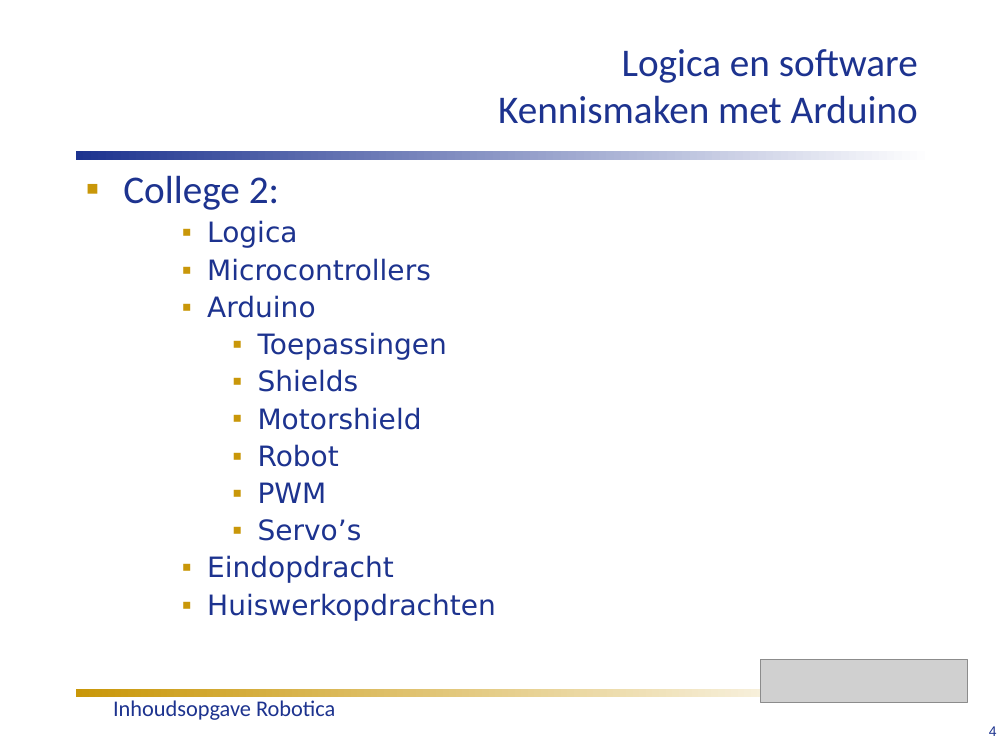
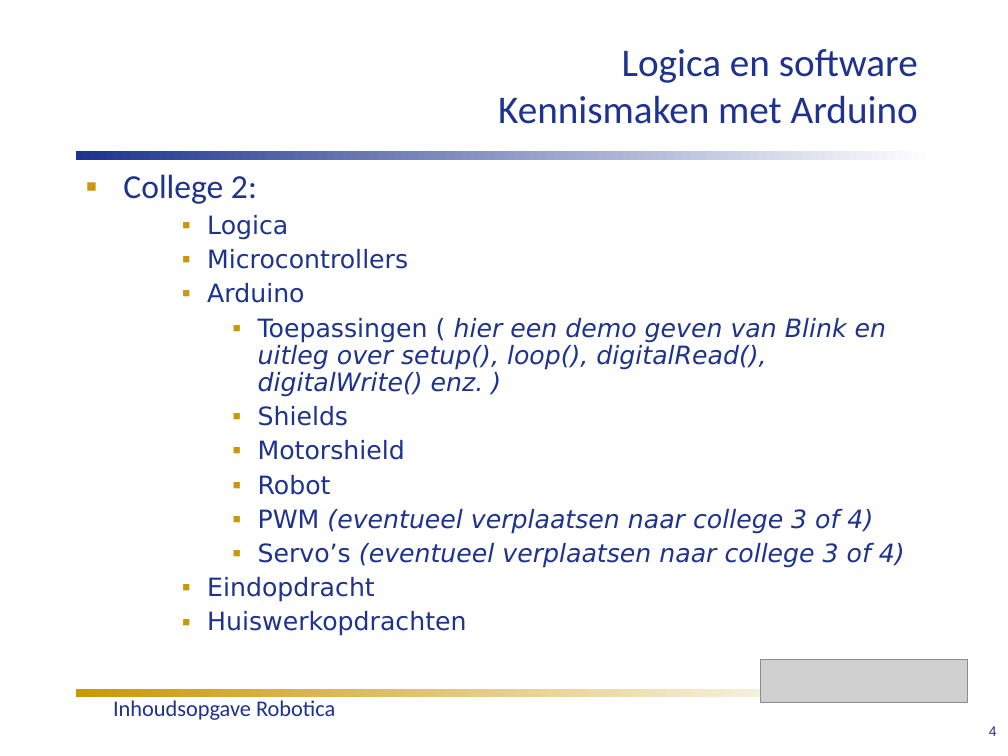
Before and after one commit to humiq/Greendevelopment, a slide deck: slide 5 of trunk/documents/Colleges/ISIROB Inhoudsopgave colleges 2012.ppt. Drawn at 1008x756 pixels with LibreOffice and Linux fonts; fonts in the diff are those of the drawing; grey boxes stand for pictures. Boxes give left, top, right and bottom in pixels: in the first picture for what was removed or moved away, otherwise in the second. Text is boxed around its words. In the diff, an @@ line names an element or a change of style, - is before the commit and + after.

```diff
--- a/trunk/documents/Colleges/ISIROB Inhoudsopgave colleges 2012.ppt
+++ b/trunk/documents/Colleges/ISIROB Inhoudsopgave colleges 2012.ppt
@@ text at (123, 174, 466, 636): size 28 to 24 pt in "College 2:"; size 20 to 18 pt in "Logica", "Microcontrollers", "Arduino", "Shields" and 4 more places @@
@@ text at (258, 318, 886, 397): text changed; size 20 to 18 pt; italic on @@
-      ▪ Toepassingen
+      ▪ Toepassingen ( hier een demo geven van Blink en uitleg over setup(), loop(), digitalRead(), digitalWrite() enz. )
@@ text at (258, 509, 905, 568): text changed; size 20 to 18 pt; italic on @@
-      ▪ PWM
-      ▪ Servo’s
+      ▪ PWM (eventueel verplaatsen naar college 3 of 4)
+      ▪ Servo’s (eventueel verplaatsen naar college 3 of 4)
```
Also in this commit, not shown: 1 other slide changed, 5 other files.
